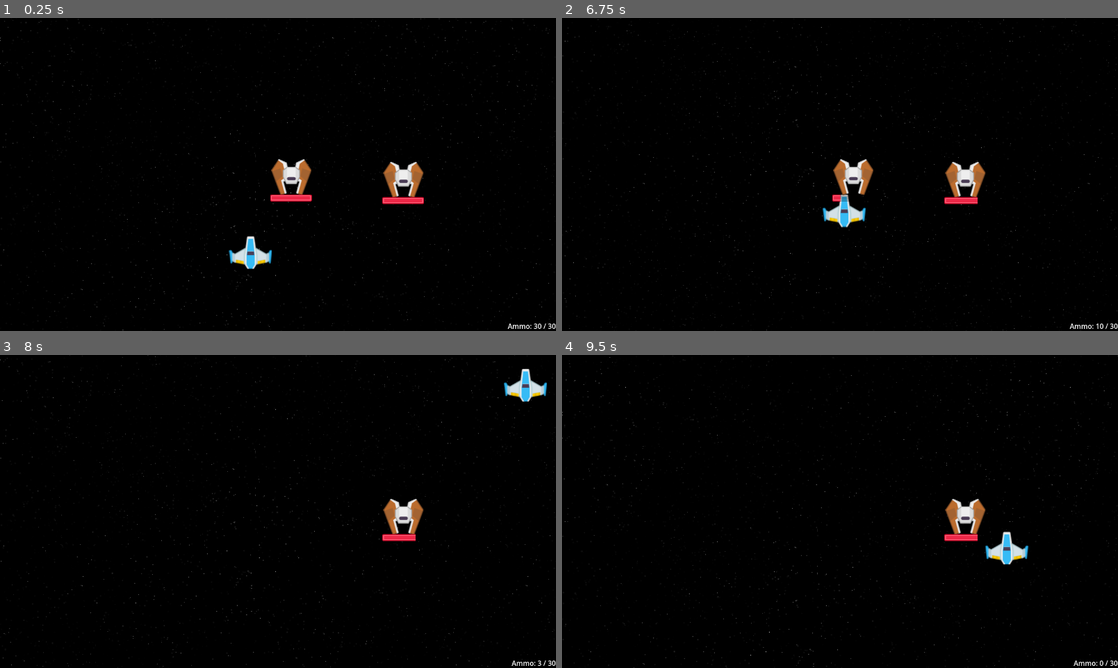
Above: before the commit, frames 1-4 (two rows, left to right).
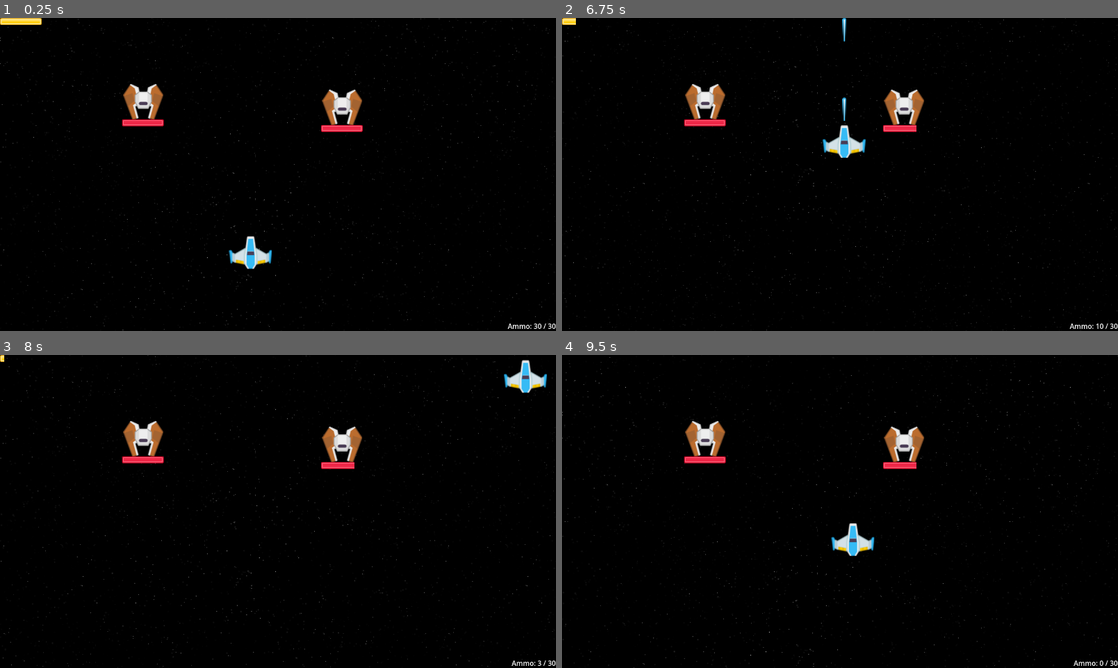
Above: after the commit, the same moments.

Repository: DavideZenobi/space-shooter
Game: Godot game, scene res://scenes/levels/level_1/level_1.tscn
Same seed, same stepped clock (60 frames per second), same inputs: the game is played once before the commit and once after it.
Inputs:
- Up to frame 1 (0.25 s): no input
- Up to frame 2 (6.75 s): hold D (move_right) 0.53-1.28 s; hold Space (shoot) 0.53-1.28 s; hold S (move_down) 1.28-2.03 s; tap Space (shoot) every 1.5 s from 1.35 to 5.85 s; hold D (move_right) 2.03-2.78 s; hold Space (shoot) 2.03-2.78 s; hold W (move_up) 2.78-3.53 s; hold Space (shoot) 3.53-4.28 s; hold A (move_left) 3.53-5.03 s; hold S (move_down) 5.03-5.78 s; hold Space (shoot) 5.03-5.78 s; hold D (move_right) 5.78-6.53 s; hold W (move_up) from 6.53 s (still down); hold Space (shoot) from 6.53 s (still down)
- Up to frame 3 (8 s): release W (move_up) at 7.28 s; release Space (shoot) at 7.28 s; hold D (move_right) from 7.28 s (still down); tap Space (shoot) at 7.35 s
- Up to frame 4 (9.5 s): release D (move_right) at 8.03 s; hold S (move_down) 8.03-8.78 s; hold Space (shoot) 8.03-8.78 s; hold A (move_left) from 8.78 s (still down); tap Space (shoot) at 8.85 s

The runs differ from the first frame. In frame 1, 3.0% of the frame differs, in the area x 0-77%, y 0-60%; in frame 2, 3.7%, in the area x 0-77%, y 0-67%; in frame 3, 2.7%; in frame 4, 3.0%.

Commit message:
bullet damage reestructurated

Diff:
--- a/scenes/bullets/player_normal_bullet.gd
+++ b/scenes/bullets/player_normal_bullet.gd
@@ -2,15 +2,30 @@
 
 @export var speed = 3000;
 @export var direction = Vector2(0, -1);
-@export var attack_damage: int = 10;
+@export var damage: int = 10;
+
+var has_collided: bool = false;
 
 func _physics_process(delta: float) -> void:
 	global_transform.origin += direction * speed * delta;
 
 func _on_screen_exited():
-	print("Bullet eliminated");
 	queue_free();
 
 func _on_hitbox_area_entered(area):
-	print("Hitted!");
+	if has_collided:
+		return;
+
+
 	queue_free();
+
+func _on_body_entered(body: Node2D):
+	if has_collided:
+		return;
+
+	var attack = Attack.new();
+	attack.damage = self.damage;
+	body.get_node("HealthComponent").damage(attack);
+
+	has_collided = true;
+	queue_free();
--- a/scenes/bullets/player_normal_bullet.tscn
+++ b/scenes/bullets/player_normal_bullet.tscn
@@ -21,5 +21,5 @@
 
 [node name="VisibleOnScreenNotifier2D" type="VisibleOnScreenNotifier2D" parent="."]
 
-[connection signal="area_entered" from="Hitbox" to="." method="_on_hitbox_area_entered"]
+[connection signal="body_entered" from="Hitbox" to="." method="_on_body_entered"]
 [connection signal="screen_exited" from="VisibleOnScreenNotifier2D" to="." method="_on_screen_exited"]
--- a/scenes/components/hitboxes_components/basic_hitbox/basic_hitbox.gd
+++ /dev/null
@@ -1,12 +0,0 @@
-extends Node
-
-var health_component: HealthComponent;
-
-func initialize(health_component: HealthComponent):
-	self.health_component = health_component;
-
-func _on_hitbox_area_entered(area: Area2D):
-	print("Hello");
-	var attack = Attack.new();
-	attack.damage = area.get_parent().attack_damage;
-	health_component.damage(attack);
--- a/scenes/components/hitboxes_components/basic_hitbox/basic_hitbox.tscn
+++ /dev/null
@@ -1,6 +0,0 @@
-[gd_scene load_steps=2 format=3 uid="uid://da06s526472wb"]
-
-[ext_resource type="Script" path="res://scenes/components/hitboxes_components/basic_hitbox/basic_hitbox.gd" id="1_0wwff"]
-
-[node name="BasicHitbox" type="Node"]
-script = ExtResource("1_0wwff")
--- a/scenes/enemies/basic_enemy.gd
+++ b/scenes/enemies/basic_enemy.gd
@@ -2,8 +2,11 @@
 
 @onready var health_component: HealthComponent = $HealthComponent;
 @onready var health_bar: TextureProgressBar = $EnemyHealthBar;
-@onready var basic_hitbox: Node = $BasicHitbox;
 
+enum States {MOVING_TO_TARGET, TRACKING, ATTACKING};
+
+var state : States = States.MOVING_TO_TARGET;
+var target_location: Vector2;
 var max_health: int = 50;
 var speed = 300.0
 var direction: Vector2 = Vector2.LEFT;
@@ -11,9 +14,15 @@
 func _ready():
 	health_component.initialize(max_health);
 	health_bar.initialize(health_component);
-	basic_hitbox.initialize(health_component);
 
 func _physics_process(delta):
 	return;
 	velocity = Vector2(direction.x * speed, direction.y * speed);
 	move_and_slide();
+
+	if state == States.MOVING_TO_TARGET:
+		pass;
+	elif state == States.TRACKING:
+		pass;
+	elif state == States.ATTACKING:
+		pass;
--- a/scenes/enemies/basic_enemy.tscn
+++ b/scenes/enemies/basic_enemy.tscn
@@ -1,18 +1,15 @@
-[gd_scene load_steps=8 format=3 uid="uid://c02rn7hxev23d"]
+[gd_scene load_steps=6 format=3 uid="uid://c02rn7hxev23d"]
 
 [ext_resource type="Texture2D" uid="uid://fvkcg13a8qy" path="res://assets/enemy_ships/enemyRed1.png" id="1_c4owl"]
 [ext_resource type="Script" path="res://scenes/enemies/basic_enemy.gd" id="1_tvgui"]
-[ext_resource type="PackedScene" uid="uid://da06s526472wb" path="res://scenes/components/hitboxes_components/basic_hitbox/basic_hitbox.tscn" id="3_4h6mi"]
 [ext_resource type="PackedScene" uid="uid://dd2maeqfnn4xb" path="res://scenes/components/health_component/health_component.tscn" id="4_1lmc6"]
 [ext_resource type="PackedScene" uid="uid://bmb0q0yhpcb55" path="res://scenes/ui/enemy_health_bar/enemy_health_bar.tscn" id="5_13lwj"]
 
 [sub_resource type="RectangleShape2D" id="RectangleShape2D_dfqf8"]
 size = Vector2(91, 81)
 
-[sub_resource type="RectangleShape2D" id="RectangleShape2D_suxvo"]
-size = Vector2(91, 81)
-
 [node name="BasicEnemy" type="CharacterBody2D"]
+collision_layer = 2
 script = ExtResource("1_tvgui")
 
 [node name="Sprite2D" type="Sprite2D" parent="."]
@@ -25,16 +22,6 @@
 [node name="Marker2D" type="Marker2D" parent="."]
 position = Vector2(0, 42)
 
-[node name="Hitbox" type="Area2D" parent="."]
-collision_layer = 2
-collision_mask = 5
-
-[node name="CollisionShape2D" type="CollisionShape2D" parent="Hitbox"]
-position = Vector2(-0.5, -0.5)
-shape = SubResource("RectangleShape2D_suxvo")
-
-[node name="BasicHitbox" parent="." instance=ExtResource("3_4h6mi")]
-
 [node name="HealthComponent" parent="." instance=ExtResource("4_1lmc6")]
 
 [node name="EnemyHealthBar" parent="." instance=ExtResource("5_13lwj")]
@@ -43,5 +30,4 @@
 offset_right = 47.0
 offset_bottom = 56.0
 
-[connection signal="area_entered" from="Hitbox" to="BasicHitbox" method="_on_hitbox_area_entered"]
 [connection signal="health_changed" from="HealthComponent" to="EnemyHealthBar" method="_on_health_changed"]
--- a/scenes/levels/level_1/level_1.tscn
+++ b/scenes/levels/level_1/level_1.tscn
@@ -13,10 +13,10 @@
 position = Vector2(577, 540)
 
 [node name="BasicEnemy" parent="." instance=ExtResource("3_hwlr8")]
-position = Vector2(929, 372)
+position = Vector2(330, 193)
 
 [node name="BasicEnemy2" parent="." instance=ExtResource("3_hwlr8")]
-position = Vector2(671, 366)
+position = Vector2(788, 206)
 
 [node name="Hud" parent="." node_paths=PackedStringArray("player") instance=ExtResource("4_fuumm")]
 player = NodePath("../Player")
--- a/scenes/ui/enemy_health_bar/enemy_health_bar.gd
+++ b/scenes/ui/enemy_health_bar/enemy_health_bar.gd
@@ -8,4 +8,3 @@
 
 func _on_health_changed():
 	value = health_component.current_health * 100 / health_component.max_health;
-	pass;
--- a/scenes/ui/hud/hud.gd
+++ b/scenes/ui/hud/hud.gd
@@ -3,7 +3,7 @@
 @export var player: CharacterBody2D;
 
 @onready var ammo: Label = $Ammo;
-
+@onready var ammo_bar: TextureProgressBar = $AmmoBar;
 
 func _ready():
 	ammo.text = "Ammo: " + str(player.current_ammo) + " / " + str(player.max_ammo);
@@ -16,6 +16,7 @@
 
 func _update_ammo():
 	ammo.text = "Ammo: " + str(player.current_ammo) + " / " + str(player.max_ammo);
+	ammo_bar.value = player.current_ammo * 100 / player.max_ammo;
 
 func _update_health():
 
--- a/scenes/ui/hud/hud.tscn
+++ b/scenes/ui/hud/hud.tscn
@@ -1,6 +1,7 @@
-[gd_scene load_steps=2 format=3 uid="uid://b7ug7b0trm8tc"]
+[gd_scene load_steps=3 format=3 uid="uid://b7ug7b0trm8tc"]
 
 [ext_resource type="Script" path="res://scenes/ui/hud/hud.gd" id="1_kn4vk"]
+[ext_resource type="Texture2D" uid="uid://4m22jxvhl45h" path="res://assets/ui/ammo_bar/bar_square_gloss_small.png" id="2_i1wfo"]
 
 [node name="Hud" type="Control"]
 layout_mode = 3
@@ -23,7 +24,9 @@
 grow_horizontal = 0
 grow_vertical = 0
 
-[node name="TextureProgressBar" type="TextureProgressBar" parent="."]
+[node name="AmmoBar" type="TextureProgressBar" parent="."]
 layout_mode = 0
 offset_right = 40.0
 offset_bottom = 40.0
+value = 100.0
+texture_progress = ExtResource("2_i1wfo")
Binary file added: assets/ui/ammo_bar/bar_square_gloss_small.png
Not shown, added: assets/ui/ammo_bar/bar_square_gloss_small.png.import
